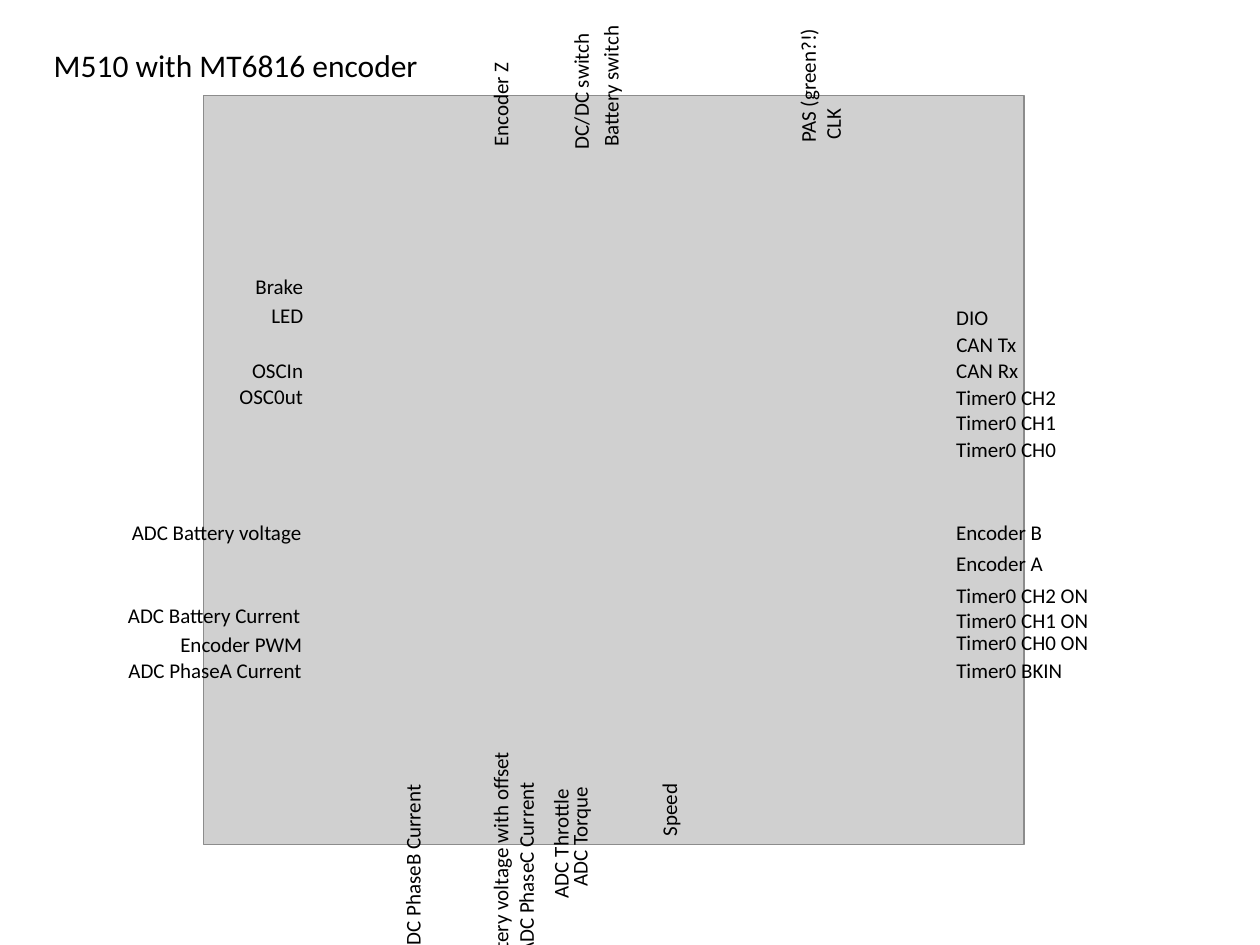
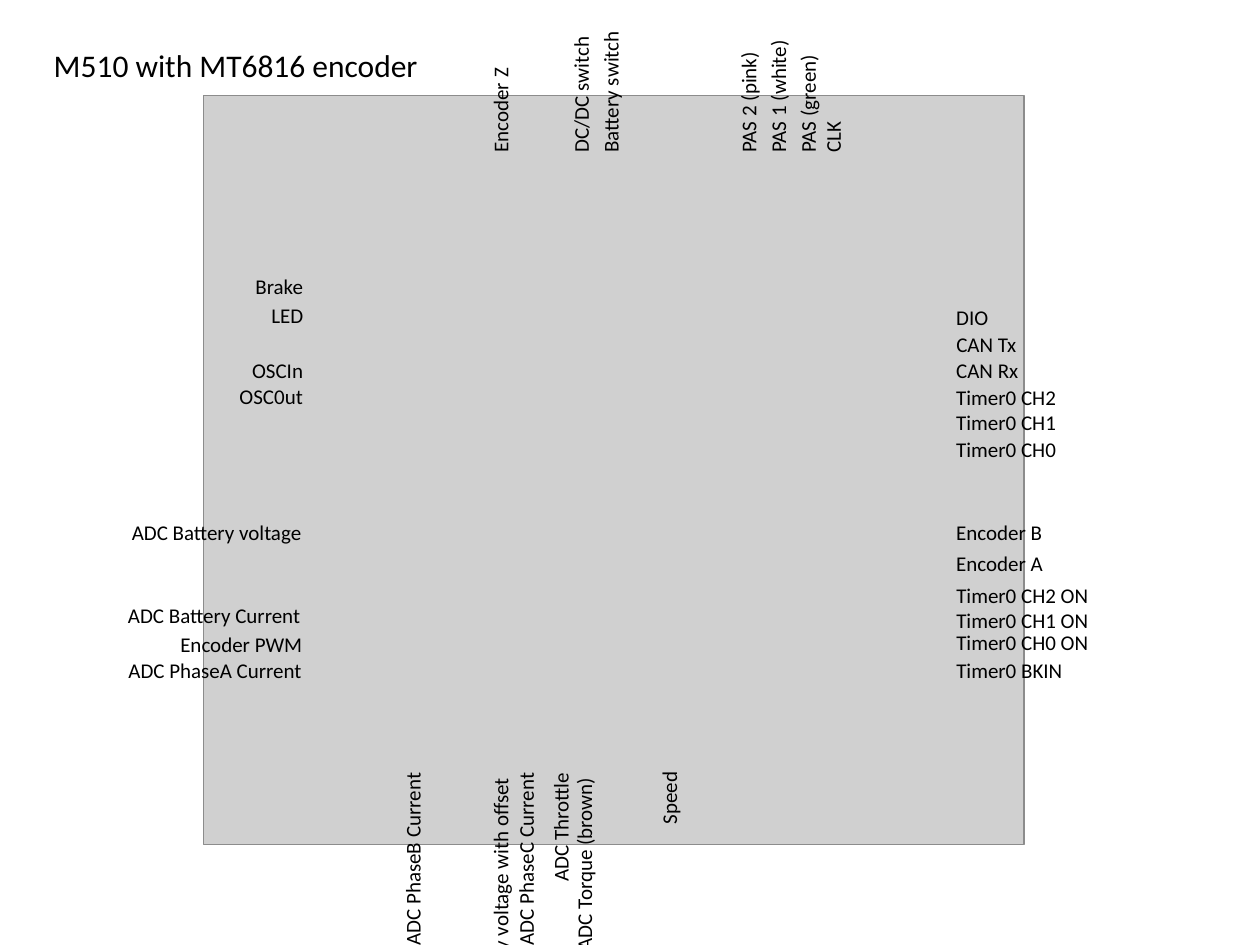
Before and after one commit to stancecoke/BAFANG_HUB_GD32F303RCT6, a slide deck: slide 1 of documentation/BANFANGHUB Pinout.pptx. Drawn at 1260x945 pixels with LibreOffice and Linux fonts; fonts in the diff are those of the drawing; grey boxes stand for pictures. Boxes give left, top, right and bottom in pixels: in the first picture for what was removed or moved away, otherwise in the second. Text is boxed around its words. In the diff, an @@ line names an element or a change of style, - is before the commit and + after.

```diff
--- a/documentation/BANFANGHUB Pinout.pptx
+++ b/documentation/BANFANGHUB Pinout.pptx
@@ 3 texts: place and size @@
-3 texts at <box>488,31,625,148</box>
+3 texts at <box>488,36,625,151</box>
@@ text added at <box>736,56,762,151</box>, 12 pt, text #000000 @@
+PAS 2 (pink)
@@ text added at <box>766,47,792,151</box>, 12 pt, text #000000 @@
+PAS 1 (white)
@@ text at <box>796,61,822,151</box>: text changed @@
-PAS (green?!)
+PAS (green)
@@ text "CLK": place and size @@
-text "CLK" at <box>821,112,847,139</box>
+text "CLK" at <box>821,125,847,152</box>
@@ text "ADC Battery voltage with offset": place and size @@
-text "ADC Battery voltage with offset" at <box>488,756,514,908</box>
+text "ADC Battery voltage with offset" at <box>488,782,514,934</box>
@@ text "ADC Throttle": place and size @@
-text "ADC Throttle" at <box>549,795,575,897</box>
+text "ADC Throttle" at <box>549,779,575,881</box>
@@ 3 texts: place and size @@
-3 texts at <box>401,788,683,914</box>
+3 texts at <box>401,777,683,903</box>
@@ text at <box>572,785,598,908</box>: text changed @@
-ADC Torque
+ADC Torque (brown)
```
Also in this commit, not shown: 1 slide added, 1 other file.
